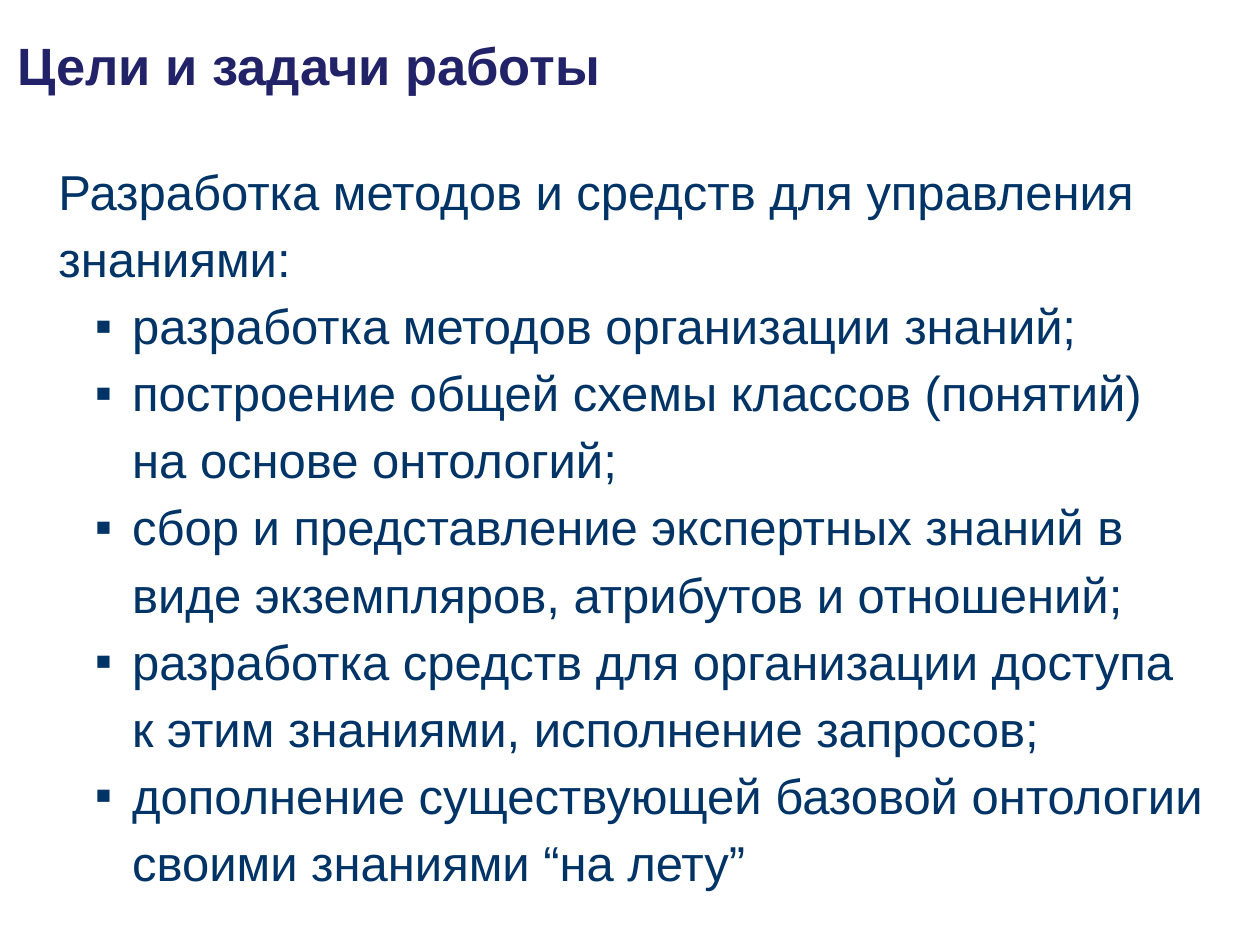
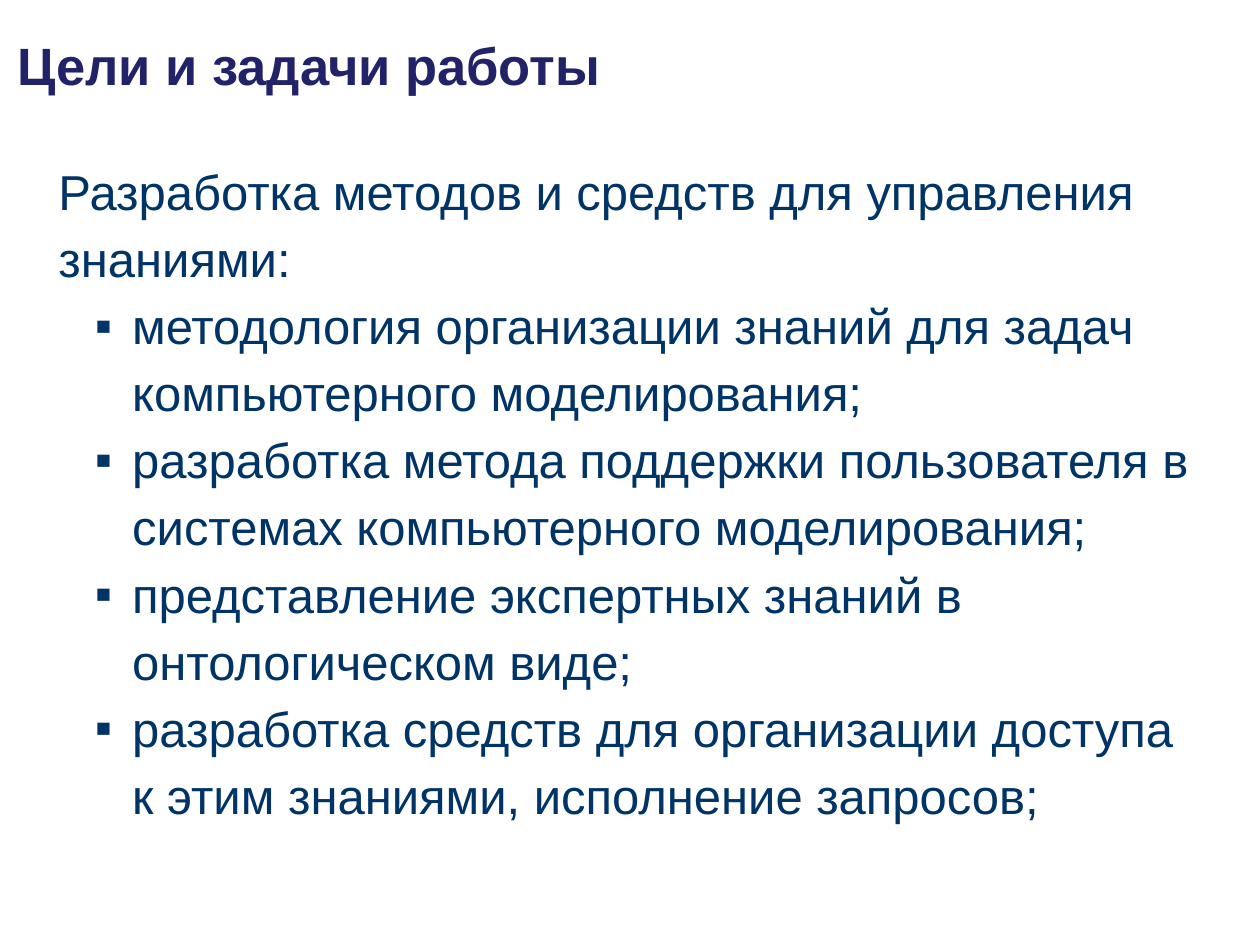
Before and after one commit to podtelkin/NII-NKT, a slide deck: slide 3 of master/master.ppt (slide 2 before the commit). Drawn at 1260x945 pixels with LibreOffice and Linux fonts; fonts in the diff are those of the drawing; background and template pictures are left out. Boxes give left, top, right and bottom in pixels: in the first picture for what was removed or moved away, otherwise in the second. Text is boxed around its words. In the diff, an @@ line names an element or a change of style, - is before the commit and + after.

```diff
--- a/master/master.ppt
+++ b/master/master.ppt
@@ text at (x1=132, y1=307, x2=1188, y2=690): text changed @@
-  ▪ разработка методов организации знаний;
-  ▪ построение общей схемы классов (понятий) на основе онтологий;
-  ▪ сбор и представление экспертных знаний в виде экземпляров, атрибутов и отношений;
+  ▪ методология организации знаний для задач компьютерного моделирования;
+  ▪ разработка метода поддержки пользователя в системах компьютерного моделирования;
+  ▪ представление экспертных знаний в онтологическом виде;
@@ text at (x1=132, y1=777, x2=1203, y2=891): paragraph removed @@
-  ▪ дополнение существующей базовой онтологии своими знаниями “на лету”
```
Also in this commit, not shown: 6 other slides changed, 9 slides added, 1 other file.
